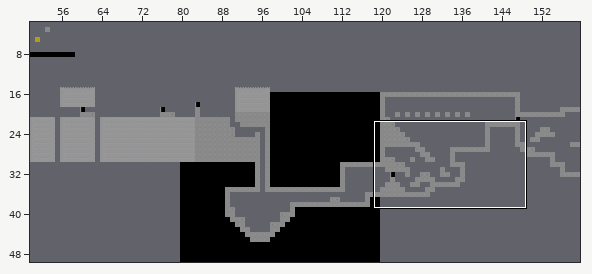
An edit to a level. Tiled map, map/map04.tmx. The picture above shows the old version from afar; the outline marks the close-up.
Close-up. Earlier state:
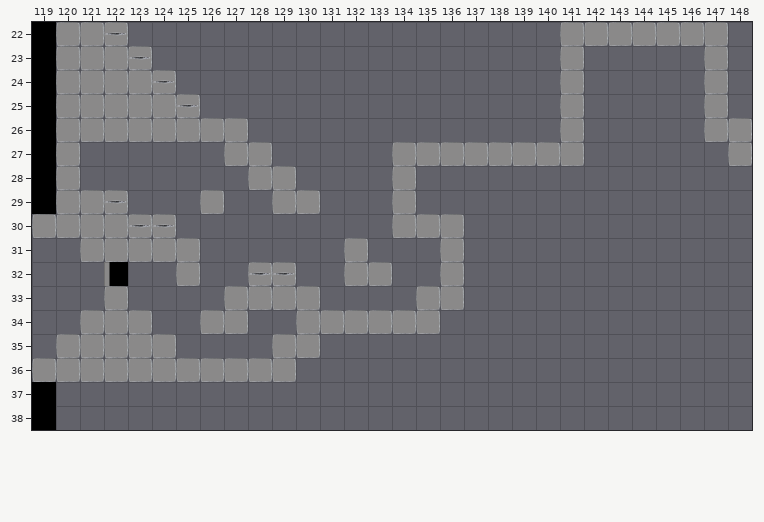
Cells are 70x70 px. Shown: x 119..148, y 22..38.
After:
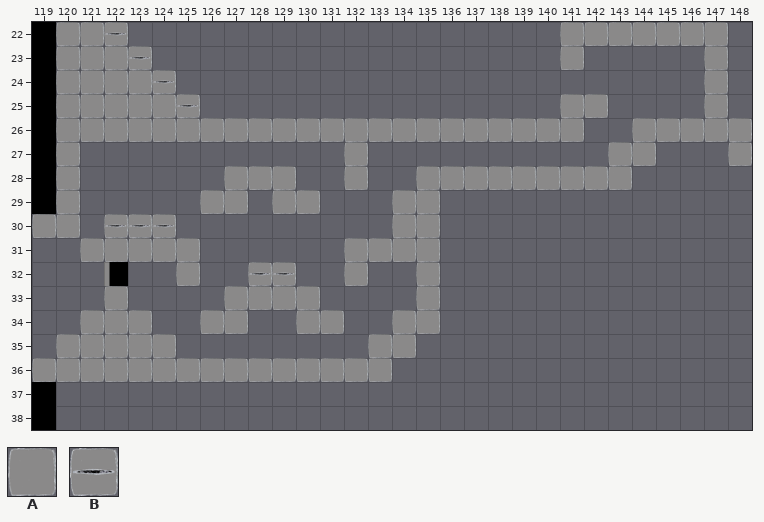
Key: from "blocks": A 4; from "evileye-ani": B 0.
_ is an empty cell.
Objects are placed by their top-left corner, in cells (3,4 is the top-left corner of cell 3,4); size is 1x1 cell unless given.
Difference:
Layer "Tile Layer 1":
y 24: x 141 A -> _
y 25: x 142 _ -> A
y 26: x 128..140 _____________ -> AAAAAAAAAAAAA; x 144..146 ___ -> AAA
y 27: x 127..128 AA -> __; x 132 _ -> A; x 134..141 AAAAAAAA -> ________; x 143..144 __ -> AA
y 28: x 127 _ -> A; x 132 _ -> A; x 134..143 A_________ -> _AAAAAAAAA
y 29: x 121 A -> _; x 127 _ -> A; x 135 _ -> A
y 30: x 121..122 AA -> __; x 136 A -> _
y 31: x 133..136 ___A -> AAA_
y 32: x 133 A -> _; x 135..136 _A -> A_
y 33: x 136 A -> _
y 34: x 132..133 AA -> __
y 35: x 129..130 AA -> __; x 133..134 __ -> AA
y 36: x 130..133 ____ -> AAAA
Layer "Evil Boxes":
changed: B "evilbox" at 122,29 -> B "evilbox" at 122,30
Where, in picture pixels (left, top, right, bottom), the same in both close-ups:
changed: (560, 70, 608, 118)
changed: (224, 118, 704, 310)
changed: (80, 190, 128, 238)
changed: (272, 310, 416, 382)
